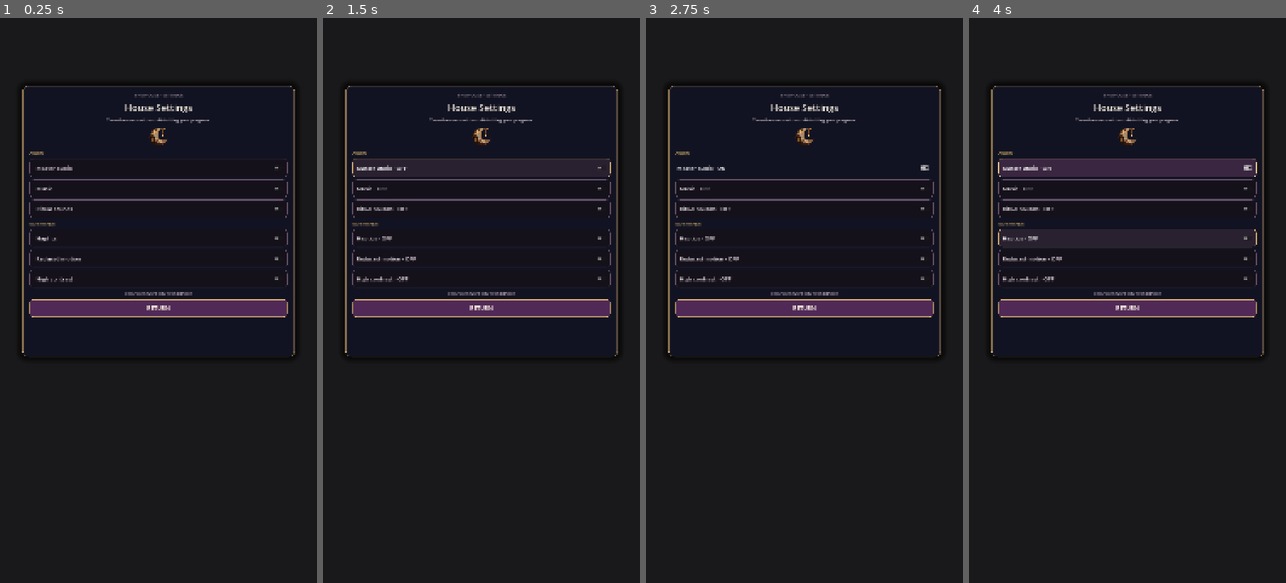
Above: before the commit, frames 1-4 (left to right).
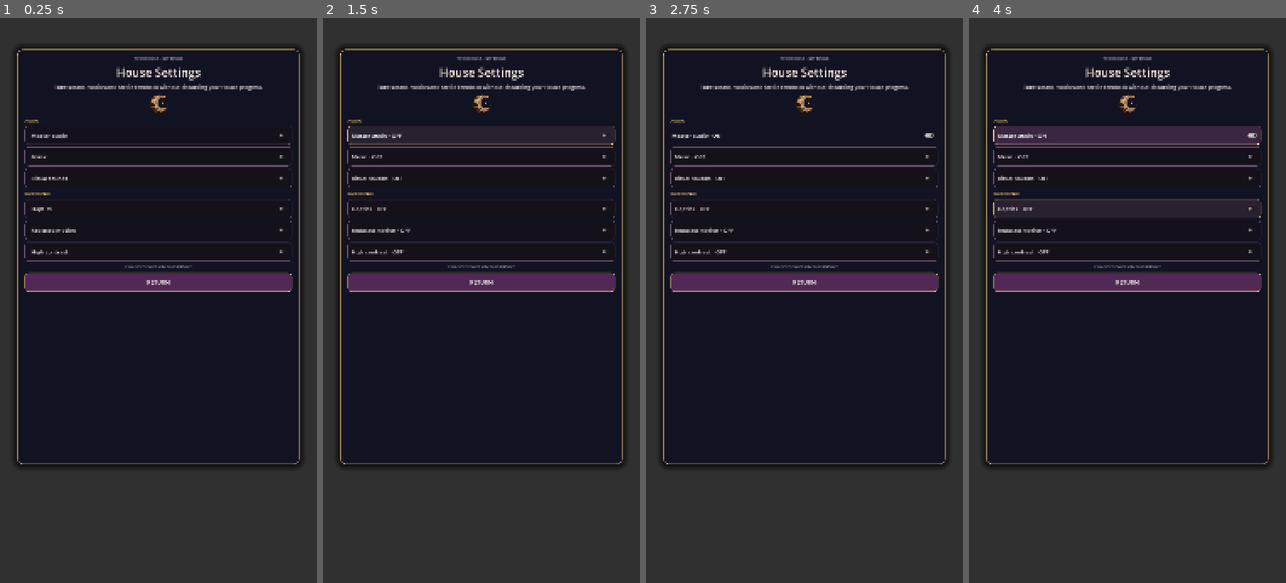
Above: after the commit, the same moments.

Repository: Jay-prodesign/akilta-match3
Game: Godot game, scene res://src/ui/settings/settings_panel.tscn
Two runs of this game, one before a commit and one after it. Both use one fixed random seed, a clock stepped at 60 frames per second and the inputs below. This scene is started directly instead of the project's main scene.
Inputs:
- Up to frame 1 (0.25 s): no input
- Up to frame 2 (1.5 s): click "Master audio" at 0.5 s; click "Master audio · ON" at 1.25 s
- Up to frame 3 (2.75 s): click "Master audio · OFF" at 2 s
- Up to frame 4 (4 s): click "Haptics · OFF" at 2.75 s; click "Haptics · ON" at 3.5 s

The runs differ from the first frame. In frame 1, 11% of the frame differs, in the area x 5-95%, y 5-79%; in frame 2, 12%; in frame 3, 12%; in frame 4, 16%.

Commit message:
Compose Settings as a full House-world destination

Diff:
--- a/src/ui/settings/settings_panel.tscn
+++ b/src/ui/settings/settings_panel.tscn
@@ -48,6 +48,27 @@
 mouse_filter = 0
 script = ExtResource("1_settings")
 
+[node name="WorldArt" type="TextureRect" parent="."]
+layout_mode = 1
+anchors_preset = 15
+anchor_right = 1.0
+anchor_bottom = 1.0
+grow_horizontal = 2
+grow_vertical = 2
+mouse_filter = 2
+expand_mode = 1
+stretch_mode = 6
+
+[node name="WorldShade" type="ColorRect" parent="."]
+layout_mode = 1
+anchors_preset = 15
+anchor_right = 1.0
+anchor_bottom = 1.0
+grow_horizontal = 2
+grow_vertical = 2
+mouse_filter = 2
+color = Color(0.018, 0.012, 0.026, 0.26)
+
 [node name="Dim" type="ColorRect" parent="."]
 layout_mode = 1
 anchors_preset = 15
@@ -55,15 +76,15 @@
 anchor_bottom = 1.0
 grow_horizontal = 2
 grow_vertical = 2
-color = Color(0.02, 0.015, 0.025, 0.72)
+color = Color(0.02, 0.015, 0.025, 0.18)
 
 [node name="Card" type="PanelContainer" parent="."]
 layout_mode = 1
 anchors_preset = 15
-anchor_left = 0.07
-anchor_top = 0.12
-anchor_right = 0.93
-anchor_bottom = 0.60
+anchor_left = 0.055
+anchor_top = 0.055
+anchor_right = 0.945
+anchor_bottom = 0.79
 grow_horizontal = 2
 grow_vertical = 2
 theme_override_styles/panel = SubResource("Card")
@@ -83,15 +104,15 @@
 [node name="Title" type="Label" parent="Card/Content"]
 layout_mode = 2
 theme_override_colors/font_color = Color(0.945, 0.91, 0.866, 1)
-theme_override_font_sizes/font_size = 32
+theme_override_font_sizes/font_size = 40
 text = "House Settings"
 horizontal_alignment = 1
 
 [node name="Intro" type="Label" parent="Card/Content"]
 layout_mode = 2
 theme_override_colors/font_color = Color(0.851, 0.804, 0.835, 1)
-theme_override_font_sizes/font_size = 15
-text = "Tune the room without disturbing your progress."
+theme_override_font_sizes/font_size = 18
+text = "Tune sound, motion and tactile feedback without disturbing your House progress."
 horizontal_alignment = 1
 autowrap_mode = 2
 
@@ -112,7 +133,7 @@
 text = "  Master audio"
 
 [node name="Music" type="CheckButton" parent="Card/Content"]
-custom_minimum_size = Vector2(0, 60)
+custom_minimum_size = Vector2(0, 64)
 layout_mode = 2
 theme_override_colors/font_color = Color(0.851, 0.804, 0.835, 1)
 theme_override_font_sizes/font_size = 20
@@ -122,7 +143,7 @@
 text = "  Music"
 
 [node name="SFX" type="CheckButton" parent="Card/Content"]
-custom_minimum_size = Vector2(0, 60)
+custom_minimum_size = Vector2(0, 64)
 layout_mode = 2
 theme_override_colors/font_color = Color(0.851, 0.804, 0.835, 1)
 theme_override_font_sizes/font_size = 20
@@ -138,7 +159,7 @@
 text = "EXPERIENCE"
 
 [node name="Haptics" type="CheckButton" parent="Card/Content"]
-custom_minimum_size = Vector2(0, 60)
+custom_minimum_size = Vector2(0, 64)
 layout_mode = 2
 theme_override_colors/font_color = Color(0.851, 0.804, 0.835, 1)
 theme_override_font_sizes/font_size = 20
@@ -148,7 +169,7 @@
 text = "  Haptics"
 
 [node name="Reduced" type="CheckButton" parent="Card/Content"]
-custom_minimum_size = Vector2(0, 60)
+custom_minimum_size = Vector2(0, 64)
 layout_mode = 2
 theme_override_colors/font_color = Color(0.851, 0.804, 0.835, 1)
 theme_override_font_sizes/font_size = 20
@@ -158,7 +179,7 @@
 text = "  Reduced motion"
 
 [node name="Contrast" type="CheckButton" parent="Card/Content"]
-custom_minimum_size = Vector2(0, 60)
+custom_minimum_size = Vector2(0, 64)
 layout_mode = 2
 theme_override_colors/font_color = Color(0.851, 0.804, 0.835, 1)
 theme_override_font_sizes/font_size = 20
@@ -175,7 +196,7 @@
 horizontal_alignment = 1
 
 [node name="Close" type="Button" parent="Card/Content"]
-custom_minimum_size = Vector2(0, 60)
+custom_minimum_size = Vector2(0, 64)
 layout_mode = 2
 theme_override_colors/font_color = Color(0.0627, 0.051, 0.0706, 1)
 theme_override_font_sizes/font_size = 20
